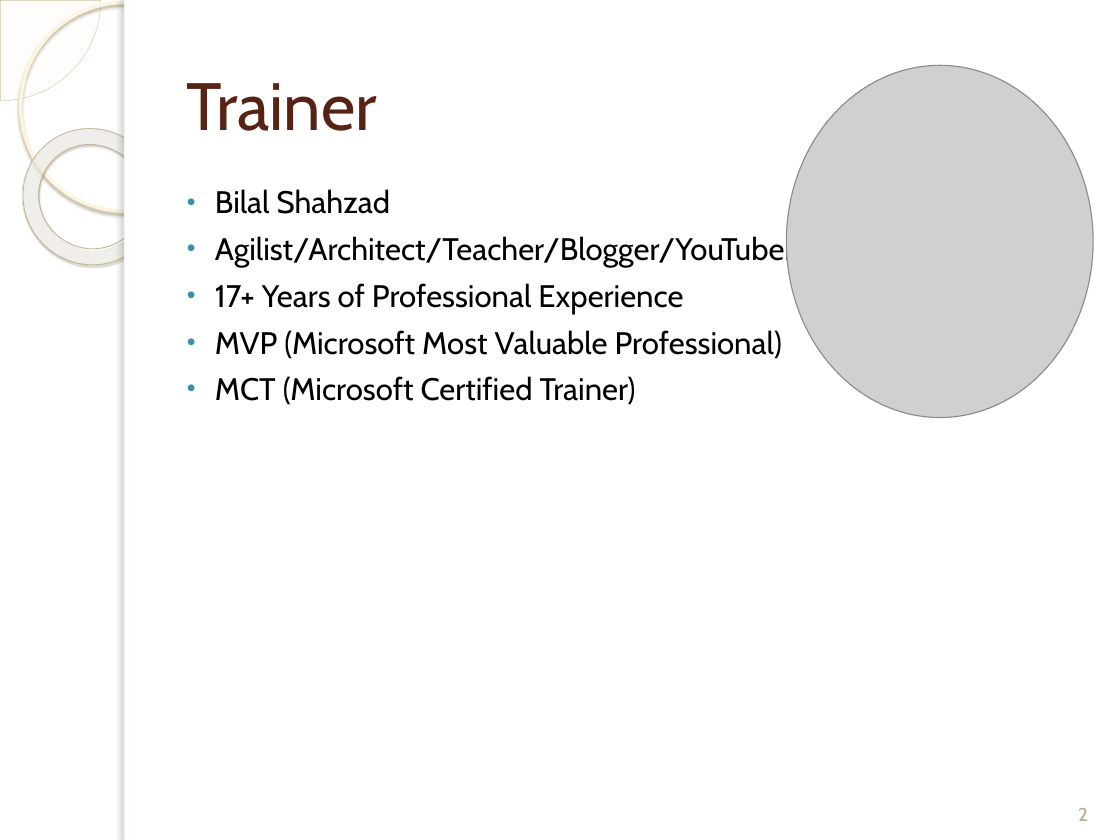
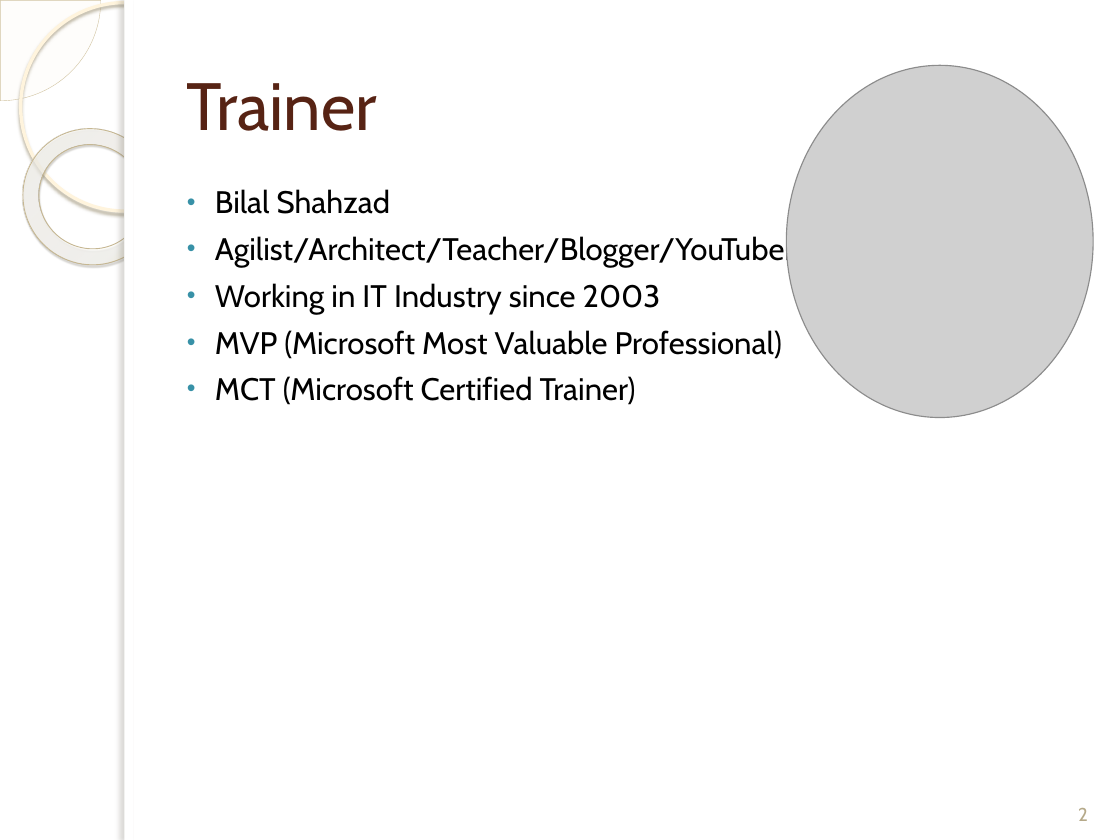
Before and after one commit to bilalshahzad139/first-step-towards-professional-career, a slide deck: slide 2 of Docker/Intro_to_Docker_Bilal_Shahzad.pptx. Drawn at 1120x840 pixels with LibreOffice and Linux fonts; fonts in the diff are those of the drawing; grey boxes stand for pictures; background and template pictures are left out. Boxes give left, top, right and bottom in pixels: in the first picture for what was removed or moved away, otherwise in the second. Text is boxed around its words. In the diff, an @@ line names an element or a change of style, - is before the commit and + after.

```diff
--- a/Docker/Intro_to_Docker_Bilal_Shahzad.pptx
+++ b/Docker/Intro_to_Docker_Bilal_Shahzad.pptx
@@ text at box(215, 283, 661, 314): text changed @@
-• 17+ Years of Professional Experience
+• Working in IT Industry since 2003
```
Also in this commit, not shown: 6 other slides changed, 6 slides added, 1 other file.
